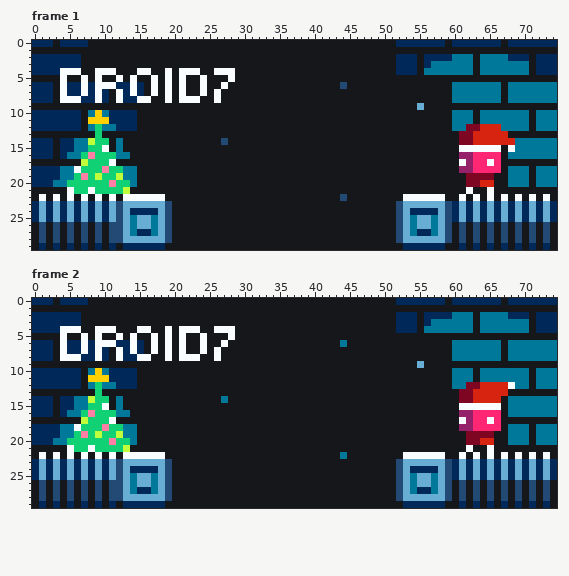
Edited in one commit: pixel-art file (aseprite/droid7/droid7_discord_banner.aseprite). The first picture shows the starting point.
75x30 pixels, 4 frames. Shown: frame 1, frame 2. The commit also changed other frames, which this record leaves out.
Now the later version:
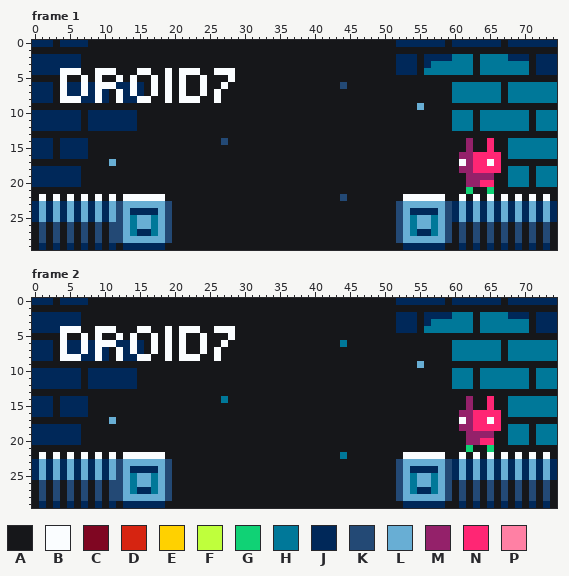
Palette (. is transparent): A #16171a  B #fafdff  C #7f0622  D #d62411  E #ffd100  F #bfff3c  G #10d275  H #007899  J #002859  K #234975  L #68aed4  M #94216a  N #ff2674  P #ff80a4
From old to new:
{"change": "layer \"xmas/hat\" now hidden"}
{"change": "layer \"xmas/costume\" now hidden"}
{"change": "layer \"xmas/tree light\" now hidden"}
{"change": "layer \"xmas/tree\" now hidden"}
{"change": "layer \"xmas/lights\" now hidden"}
{"where": "frame 1"}
{"frame":1,"y":10,"x":8,"old":"HEH","new":"JJJ"}
{"frame":1,"y":11,"x":8,"old":"EEE","new":"JJJ"}
{"frame":1,"y":12,"x":8,"old":"HGHH","new":"JJJJ"}
{"frame":1,"y":12,"x":62,"old":"CCDDD","new":"HAHHH"}
{"frame":1,"y":13,"x":9,"old":"G","new":"A"}
{"frame":1,"y":13,"x":61,"old":"CCDDDDD","new":"AAAAAAA"}
{"frame":1,"y":14,"x":6,"old":"HHFGG","new":"JJAAA"}
{"frame":1,"y":14,"x":12,"old":"H","new":"A"}
{"frame":1,"y":14,"x":61,"old":"CCDDDDDD","new":"AMAANAAH"}
{"frame":1,"y":15,"x":6,"old":"HHGGB","new":"JJAAA"}
{"frame":1,"y":15,"x":12,"old":"H","new":"A"}
{"frame":1,"y":15,"x":61,"old":"BBBBBB","new":"AMAANA"}
{"frame":1,"y":15,"x":68,"old":"B","new":"H"}
{"frame":1,"y":16,"x":5,"old":"HHGPGGGHH","new":"JJJAAAAAA"}
{"frame":1,"y":17,"x":7,"old":"FGGGB","new":"AAAAL"}
{"frame":1,"y":18,"x":4,"old":"HHBGGGPGGHH","new":"JJJAAAAAAAA"}
{"frame":1,"y":19,"x":4,"old":"HHGPGFGGFHH","new":"JJJAAAAAAAA"}
{"frame":1,"y":19,"x":62,"old":"CCCC","new":"MMMM"}
{"frame":1,"y":20,"x":3,"old":"HHGGGGGGPGGH","new":"JJJJAAAAAAAA"}
{"frame":1,"y":20,"x":62,"old":"CCDD","new":"MMNN"}
{"frame":1,"y":21,"x":5,"old":"BGGBGGGGF","new":"AAAAAAAAA"}
{"frame":1,"y":21,"x":62,"old":"B","new":"G"}
{"frame":1,"y":21,"x":65,"old":"B","new":"G"}
{"where": "frame 2"}
{"frame":2,"y":10,"x":8,"old":"HEH","new":"JJJ"}
{"frame":2,"y":11,"x":8,"old":"EEE","new":"JJJ"}
{"frame":2,"y":12,"x":8,"old":"HGHH","new":"JJJJ"}
{"frame":2,"y":12,"x":62,"old":"CCDDDDB","new":"HAHHHHH"}
{"frame":2,"y":13,"x":9,"old":"G","new":"A"}
{"frame":2,"y":13,"x":61,"old":"CCDDDDD","new":"AAAAAAA"}
{"frame":2,"y":14,"x":6,"old":"HHFGG","new":"JJAAA"}
{"frame":2,"y":14,"x":12,"old":"H","new":"A"}
{"frame":2,"y":14,"x":61,"old":"CCDDDD","new":"AMAANA"}
{"frame":2,"y":15,"x":6,"old":"HHGGB","new":"JJAAA"}
{"frame":2,"y":15,"x":12,"old":"H","new":"A"}
{"frame":2,"y":15,"x":61,"old":"BBBBBB","new":"AMAANA"}
{"frame":2,"y":16,"x":5,"old":"HHGPGGGHH","new":"JJJAAAAAA"}
{"frame":2,"y":17,"x":7,"old":"FGGGB","new":"AAAAL"}
{"frame":2,"y":18,"x":4,"old":"HHBGGGPGGHH","new":"JJJAAAAAAAA"}
{"frame":2,"y":19,"x":4,"old":"HHGPGFGGFHH","new":"JJJAAAAAAAA"}
{"frame":2,"y":19,"x":62,"old":"CCCC","new":"MMMM"}
{"frame":2,"y":20,"x":3,"old":"HHGGGGGGPGGH","new":"JJJJAAAAAAAA"}
{"frame":2,"y":20,"x":62,"old":"CCDD","new":"MMNN"}
{"frame":2,"y":21,"x":5,"old":"BGGBGGGGF","new":"AAAAAAAAA"}
{"frame":2,"y":21,"x":62,"old":"B","new":"G"}
{"frame":2,"y":21,"x":65,"old":"B","new":"G"}
{"label":"changed","picture_box":[53,110,137,194]}
{"label":"changed","picture_box":[459,124,515,194]}
{"label":"changed","picture_box":[53,368,137,452]}
{"label":"changed","picture_box":[459,382,515,452]}
